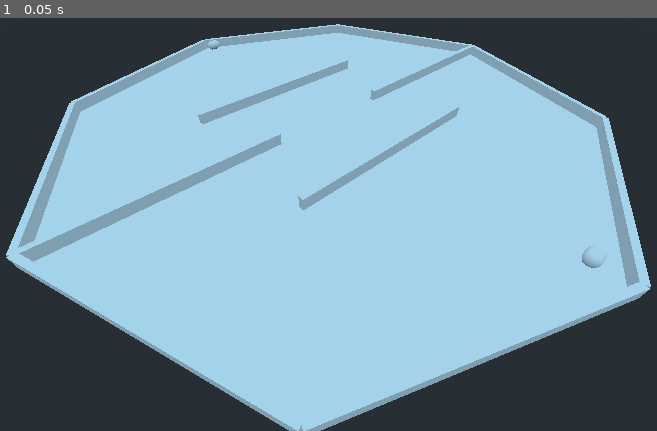
Above: before the commit, frame 1.
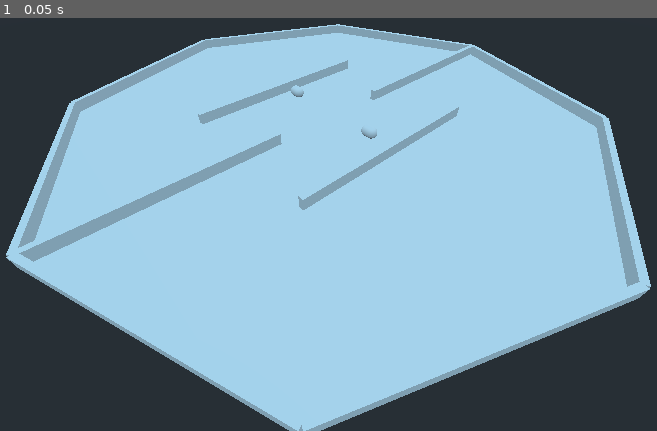
Above: after the commit, the same moment.

Repository: MichaelReel/CreepMinder
Game: Godot game, scene res://Arena.tscn
Two runs of this game, one before a commit and one after it. Both use one fixed random seed, a clock stepped at 60 frames per second and the inputs below.
Inputs:
- Up to frame 1 (0.05 s): no input

The runs differ from the first frame. In frame 1, 0.1% of the frame differs, in the area x 31-93%, y 5-61%.

Commit message:
Adding a spawn direction, spawn teams Included some messages and movement for detection testing

Diff:
--- a/Arena.tscn
+++ b/Arena.tscn
@@ -20,10 +20,11 @@
 [node name="Navigation" type="Navigation" parent="."]
 
 [node name="Spawner A" parent="Navigation" instance=ExtResource( 1 )]
+transform = Transform( -4.37114e-08, 0, 1, 0, 1, 0, -1, 0, -4.37114e-08, 10, 2, 0 )
 mob_scene = ExtResource( 3 )
 
 [node name="Spawner B" parent="Navigation" instance=ExtResource( 1 )]
-transform = Transform( 1, 0, 0, 0, 1, 0, 0, 0, 1, -45, 2, 0 )
+transform = Transform( -4.37114e-08, 0, -1, 0, 1, 0, 1, 0, -4.37114e-08, -10, 2, 0 )
 mob_scene = ExtResource( 2 )
 
 [node name="NavigationMeshInstance" type="NavigationMeshInstance" parent="Navigation"]
--- /dev/null
+++ b/creeps/Creep.gd
@@ -0,0 +1,27 @@
+extends KinematicBody
+
+var velocity := Vector3.FORWARD
+export var team_name : String
+
+
+func _ready():
+	$OpponentDetectionZone.team_name = team_name
+
+
+func _process(_delta):
+	_apply_velocity()
+
+
+func get_team() -> String:
+	return team_name
+
+
+func set_velocity(new_velocity : Vector3) -> void:
+	velocity = new_velocity
+
+
+func _apply_velocity() -> void:
+	var facing := global_transform.origin + Vector3(velocity.x, 0, velocity.z)
+	if facing != global_transform.origin:
+		look_at(facing, Vector3.UP)
+	velocity = move_and_slide(velocity, Vector3.UP)
--- a/creeps/Creep.tscn
+++ b/creeps/Creep.tscn
@@ -1,10 +1,18 @@
-[gd_scene load_steps=3 format=2]
+[gd_scene load_steps=6 format=2]
+
+[ext_resource path="res://overlap/OpponentDetectionZone.tscn" type="PackedScene" id=1]
+[ext_resource path="res://creeps/Creep.gd" type="Script" id=2]
 
 [sub_resource type="CapsuleShape" id=1]
 
 [sub_resource type="CapsuleMesh" id=2]
 
-[node name="Creep" type="KinematicBody"]
+[sub_resource type="SphereShape" id=3]
+radius = 15.0
+
+[node name="Creep" type="KinematicBody" groups=["creep"]]
+collision_mask = 0
+script = ExtResource( 2 )
 
 [node name="CollisionShape" type="CollisionShape" parent="."]
 shape = SubResource( 1 )
@@ -12,3 +20,10 @@
 [node name="MeshInstance" type="MeshInstance" parent="."]
 mesh = SubResource( 2 )
 material/0 = null
+
+[node name="OpponentDetectionZone" parent="." instance=ExtResource( 1 )]
+
+[node name="CollisionShape" parent="OpponentDetectionZone" index="0"]
+shape = SubResource( 3 )
+
+[editable path="OpponentDetectionZone"]
--- a/creeps/CreepA.tscn
+++ b/creeps/CreepA.tscn
@@ -3,3 +3,6 @@
 [ext_resource path="res://creeps/Creep.tscn" type="PackedScene" id=1]
 
 [node name="Creep" instance=ExtResource( 1 )]
+team_name = "team_A"
+
+[editable path="OpponentDetectionZone"]
--- a/creeps/CreepB.tscn
+++ b/creeps/CreepB.tscn
@@ -3,3 +3,6 @@
 [ext_resource path="res://creeps/Creep.tscn" type="PackedScene" id=1]
 
 [node name="Creep" instance=ExtResource( 1 )]
+team_name = "team_B"
+
+[editable path="OpponentDetectionZone"]
--- a/creeps/Spawner.gd
+++ b/creeps/Spawner.gd
@@ -2,8 +2,12 @@
 
 export (PackedScene) var mob_scene = null
 
+onready var parent : Spatial = get_parent()
+onready var facing : Vector3 = $Facing.to_global($Facing.cast_to) - $Facing.to_global(Vector3.ZERO)
 
 func _ready() -> void:
 	if mob_scene:
 		var creep : Spatial = mob_scene.instance()
-		add_child(creep)
+		creep.transform = transform
+		creep.set_velocity(facing)
+		parent.call_deferred("add_child", creep)
--- a/creeps/Spawner.tscn
+++ b/creeps/Spawner.tscn
@@ -3,5 +3,11 @@
 [ext_resource path="res://creeps/Spawner.gd" type="Script" id=1]
 
 [node name="Spawner" type="Position3D"]
-transform = Transform( 1, 0, 0, 0, 1, 0, 0, 0, 1, 45, 2, 0 )
+transform = Transform( 1, 0, 0, 0, 1, 0, 0, 0, 1, 0, 2, 0 )
 script = ExtResource( 1 )
+
+[node name="Facing" type="RayCast" parent="."]
+cast_to = Vector3( 0, 0, -1 )
+collision_mask = 0
+collide_with_bodies = false
+debug_shape_custom_color = Color( 0.87451, 0.807843, 0.101961, 1 )
--- /dev/null
+++ b/overlap/OpponentDetectionZone.gd
@@ -0,0 +1,27 @@
+extends Area
+
+var opponent : Spatial = null
+
+onready var team_name : String
+
+
+func can_see_opponent() -> bool:
+	return opponent != null
+
+
+func _on_OpponentDetectionZone_body_entered(body : Spatial) -> void:
+	if opponent:
+		return
+	if not body.has_method("get_team"):
+		return
+	if team_name == body.get_team():
+		return
+	print("body from team " + body.get_team() + " has entered area for team " + team_name)
+	opponent = body
+
+
+func _on_OpponentDetectionZone_body_exited(body : Spatial) -> void:
+	if opponent != body:
+		return
+	print("body from team " + body.get_team() + " has exited area for team " + team_name)
+	opponent = null
--- /dev/null
+++ b/overlap/OpponentDetectionZone.tscn
@@ -0,0 +1,12 @@
+[gd_scene load_steps=2 format=2]
+
+[ext_resource path="res://overlap/OpponentDetectionZone.gd" type="Script" id=1]
+
+[node name="OpponentDetectionZone" type="Area"]
+collision_layer = 0
+script = ExtResource( 1 )
+
+[node name="CollisionShape" type="CollisionShape" parent="."]
+
+[connection signal="body_entered" from="." to="." method="_on_OpponentDetectionZone_body_entered"]
+[connection signal="body_exited" from="." to="." method="_on_OpponentDetectionZone_body_exited"]
